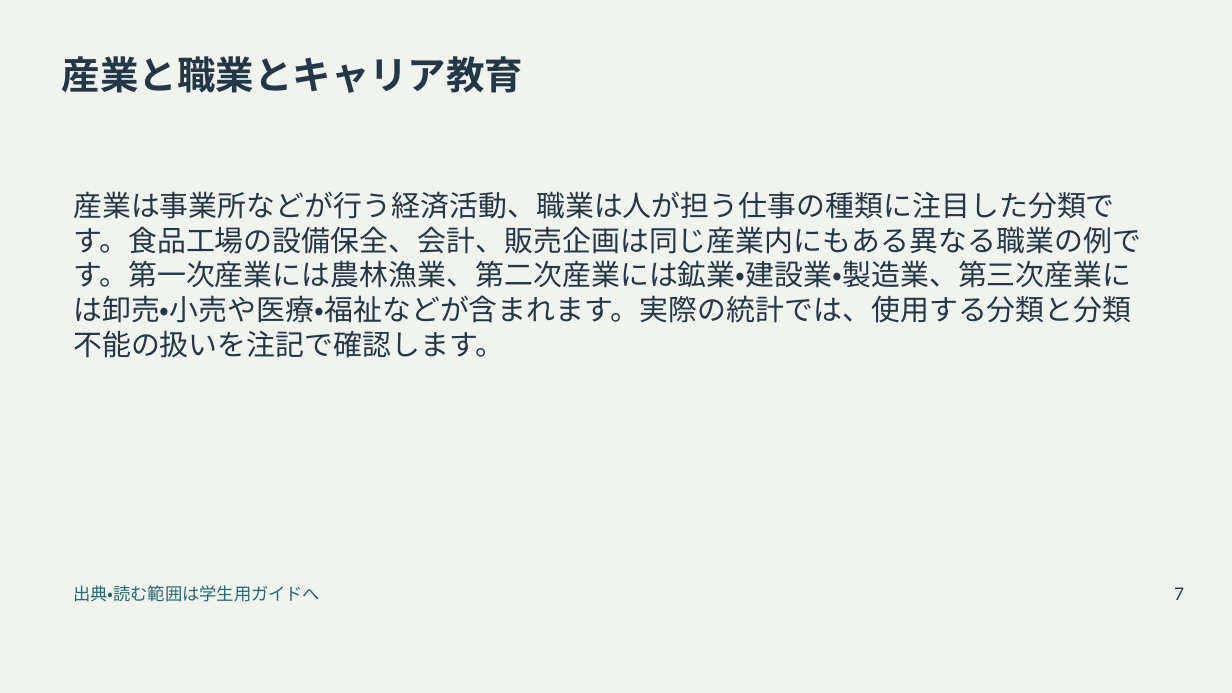
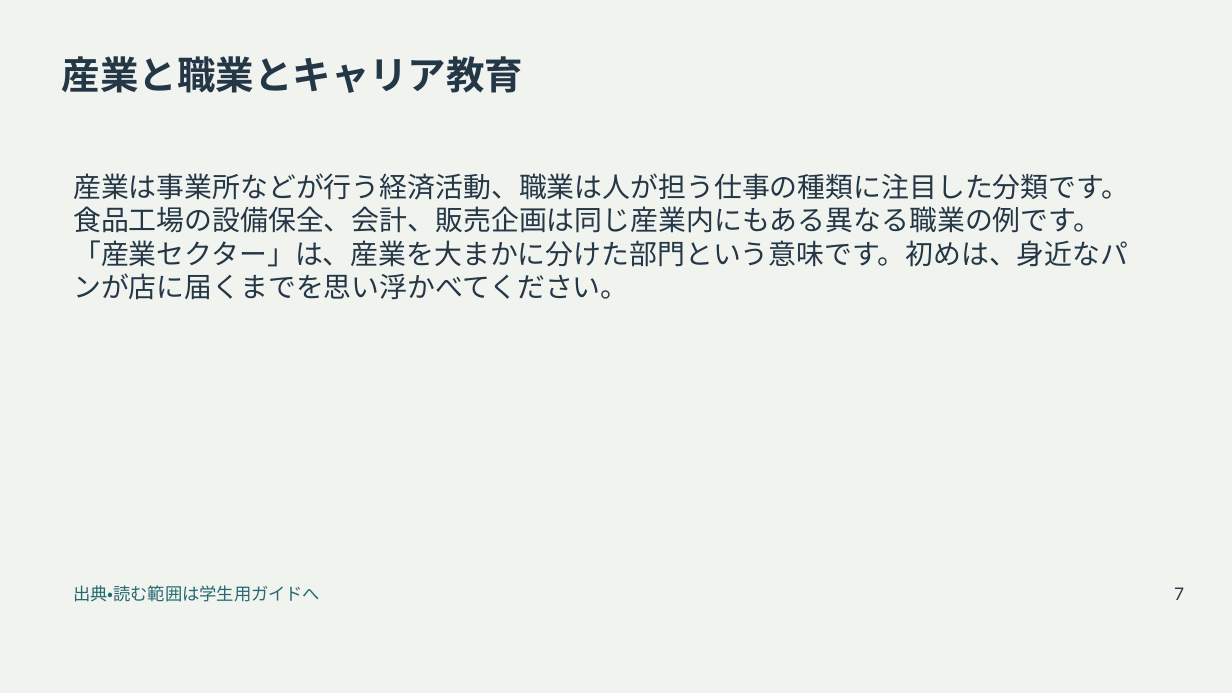
Before and after one commit to zooc-14calbp/industrial-education-ii, a slide deck: slide 7 of reorganized/20261105/main/01/slides.pptx. Drawn at 1232x693 pixels with LibreOffice and Linux fonts; fonts in the diff are those of the drawing. Boxes give left, top, right and bottom in pixels: in the first picture for what was removed or moved away, otherwise in the second. Text is boxed around its words. In the diff, an @@ line names an element or a change of style, - is before the commit and + after.

```diff
--- a/reorganized/20261105/main/01/slides.pptx
+++ b/reorganized/20261105/main/01/slides.pptx
@@ text at [73, 173, 1129, 300]: text changed; size 22.5 to 21.8 pt @@
-産業は事業所などが行う経済活動、職業は人が担う仕事の種類に注目した分類です。食品工場の設備保全、会計、販売企画は同じ産業内にもある異なる職業の例です。第一次産業には農林漁業、第二次産業には鉱業・建設業・製造業、第三次産業には卸売・小売や医療・福祉などが含まれます。実際の統計では、使用する分類と分類不能の扱いを注記で確認します。
+産業は事業所などが行う経済活動、職業は人が担う仕事の種類に注目した分類です。食品工場の設備保全、会計、販売企画は同じ産業内にもある異なる職業の例です。「産業セクター」は、産業を大まかに分けた部門という意味です。初めは、身近なパンが店に届くまでを思い浮かべてください。
```
Also in this commit, not shown: 22 other slides changed, 25 slides added, 1 slide removed, 21 other files.
